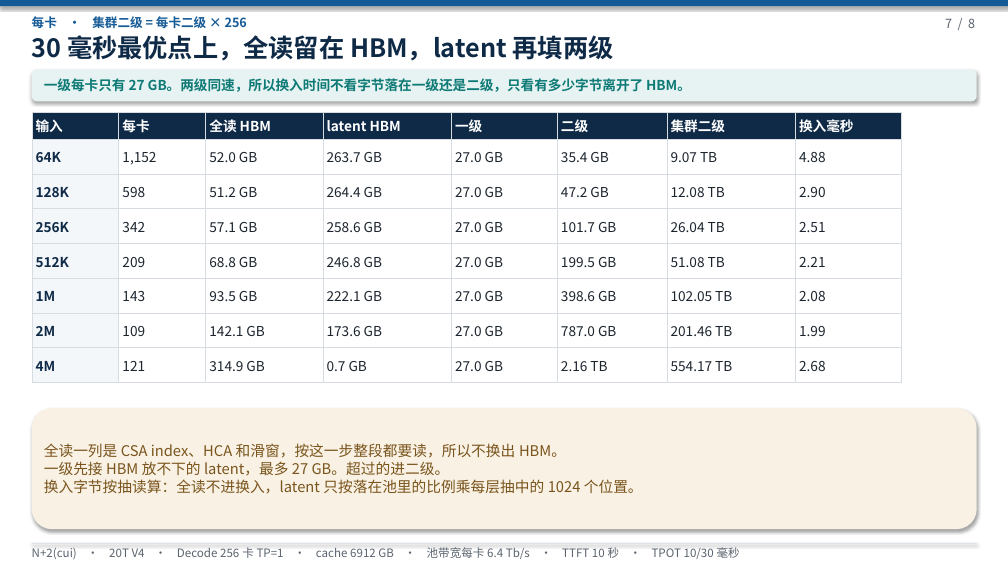
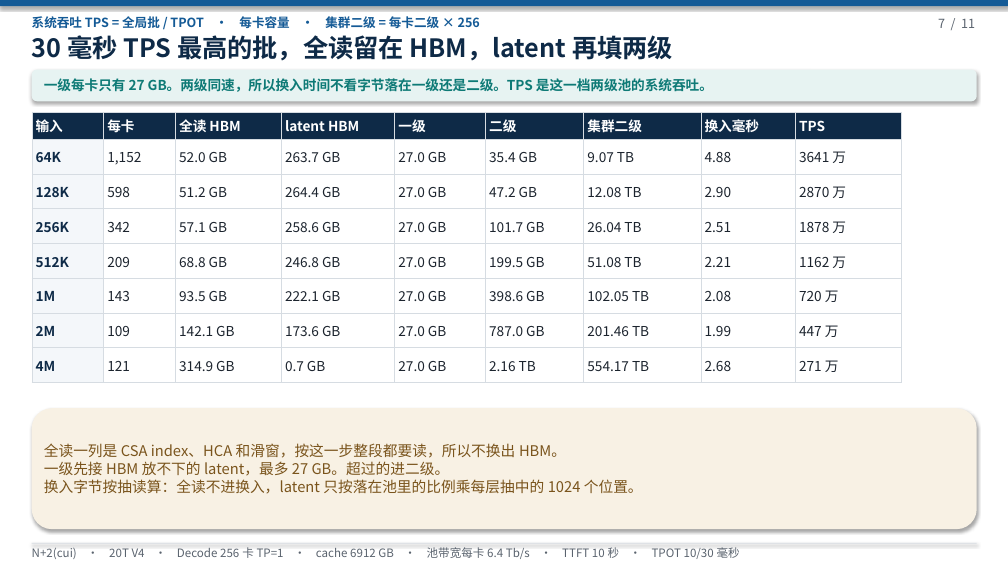
Before and after one commit to 69515164-rgb/UCL-MPComm, a slide deck: slide 7 of docs/N+2(cui)-20T-V4-两级池-590A.pptx. Drawn at 1008x567 pixels with LibreOffice and Linux fonts; fonts in the diff are those of the drawing. Boxes give left, top, right and bottom in pixels: in the first picture for what was removed or moved away, otherwise in the second. Text is boxed around its words. In the diff, an @@ line names an element or a change of style, - is before the commit and + after.

```diff
--- a/docs/N+2(cui)-20T-V4-两级池-590A.pptx
+++ b/docs/N+2(cui)-20T-V4-两级池-590A.pptx
@@ text at [32,16,480,28]: text changed @@
-每卡 · 集群二级 = 每卡二级 × 256
+系统吞吐 TPS = 全局批 / TPOT · 每卡容量 · 集群二级 = 每卡二级 × 256
@@ text at [938,19,975,28]: text changed @@
-7 / 8
+7 / 11
@@ text at [32,35,673,61]: text changed @@
-30 毫秒最优点上，全读留在 HBM，latent 再填两级
+30 毫秒 TPS 最高的批，全读留在 HBM，latent 再填两级
@@ text at [44,78,713,92]: text changed @@
-一级每卡只有 27 GB。两级同速，所以换入时间不看字节落在一级还是二级，只看有多少字节离开了 HBM。
+一级每卡只有 27 GB。两级同速，所以换入时间不看字节落在一级还是二级。TPS 是这一档两级池的系统吞吐。
@@ table at [32,112,901,383] @@
+column 9: TPS | 3641 万 | 2870 万 | 1878 万 | 1162 万 | 720 万 | 447 万 | 271 万
```
Also in this commit, not shown: 7 other slides changed, 3 slides added, 1 other file.
